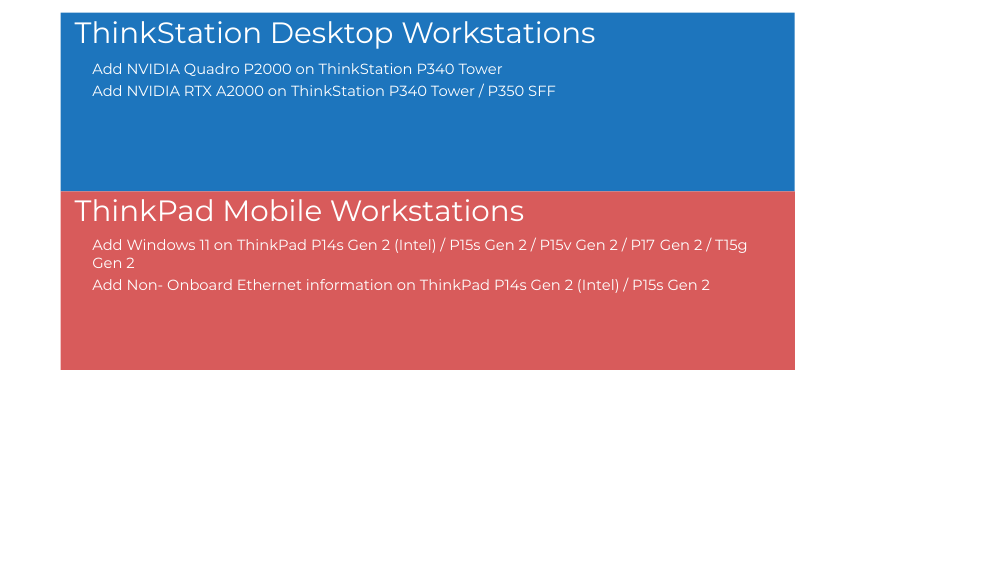
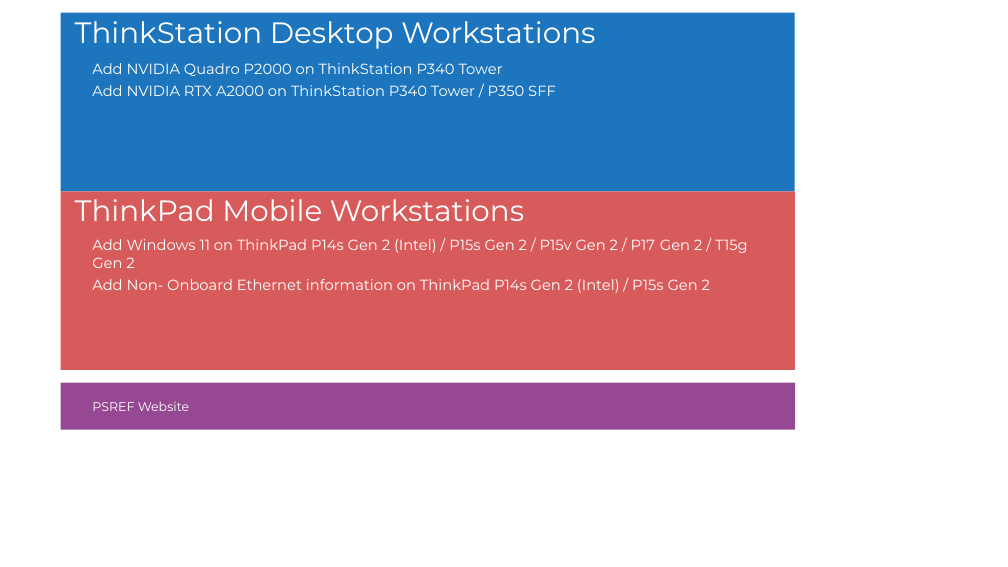
Before and after one commit to hou-yufeng/wspsref_newsletter, a slide deck: slide 1 of wspsref_newsletter.pptx. Drawn at 1008x567 pixels with LibreOffice and Linux fonts; fonts in the diff are those of the drawing. Boxes give left, top, right and bottom in pixels: in the first picture for what was removed or moved away, otherwise in the second. Text is boxed around its words. In the diff, an @@ line names an element or a change of style, - is before the commit and + after.

```diff
--- a/wspsref_newsletter.pptx
+++ b/wspsref_newsletter.pptx
@@ rectangle added at bbox=[60, 383, 795, 430], fill #964893 @@
@@ text added at bbox=[92, 402, 189, 411], 12 pt, text #FFFFFF @@
+PSREF Website
```
Also in this commit, not shown: 1 slide added, 4 other files.
